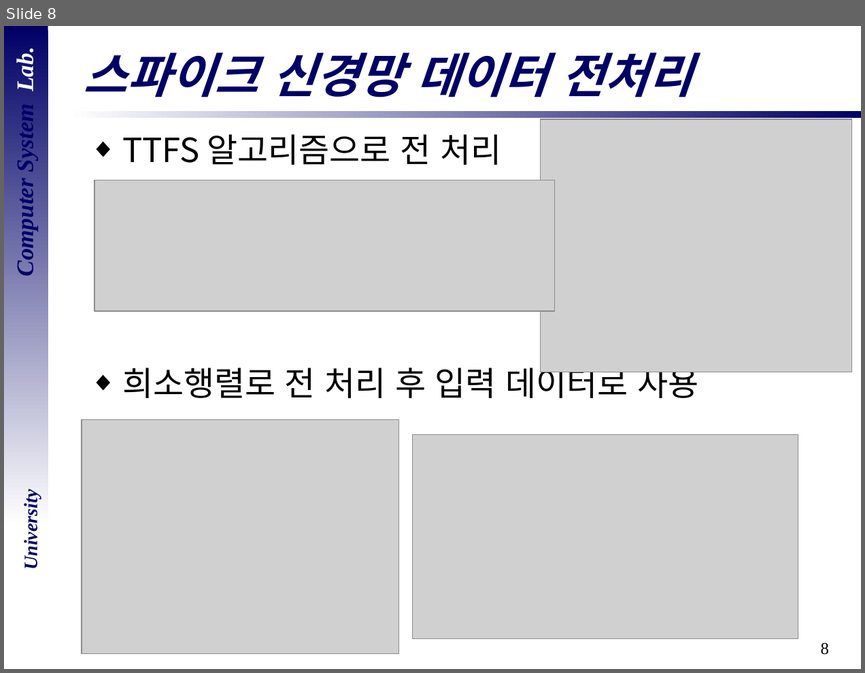
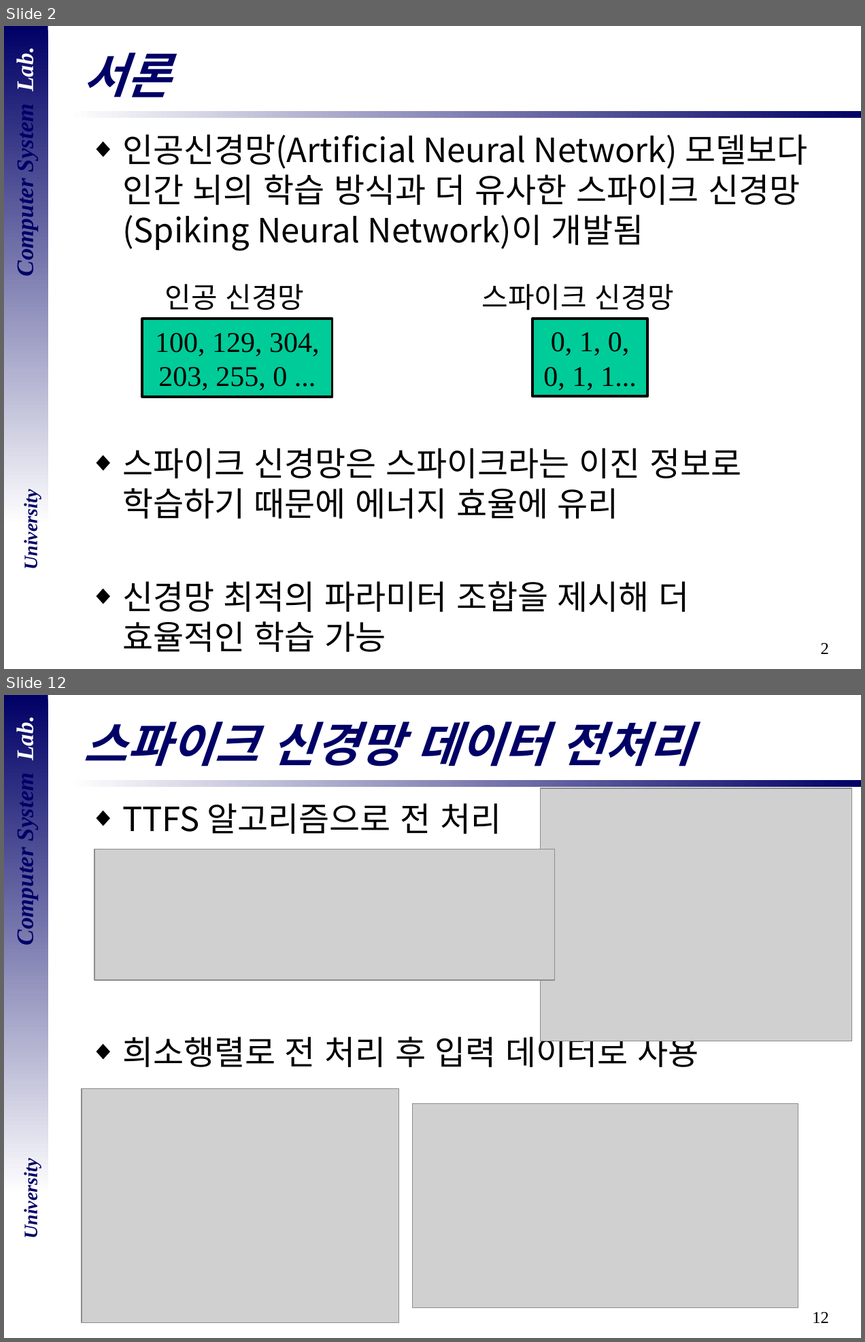
Before and after one commit to DevelopLee20/SNN, a slide deck: cs semina/졸업 논문 심사.pptx. Shown one above the other, each under a label of ours: slide 8 before the commit, slides 2 and 12 after it; the slides between them are not shown. The pictures are 865x673 and 865x1342 pixels, drawn with LibreOffice and Linux fonts; fonts in the diff are those of the drawing; grey boxes stand for pictures; background and template pictures are left out. Boxes give left, top, right and bottom in pixels: in the first picture for what was removed or moved away, otherwise in the second. Text is boxed around its words. In the diff, an @@ line names an element or a change of style, - is before the commit and + after.

```diff
--- a/cs semina/졸업 논문 심사.pptx
+++ b/cs semina/졸업 논문 심사.pptx
@@ slide 2 added at <box>4,26,861,669</box>, background #FFFFFF; not listed: 5 template elements that a slide beside it also shows @@
@@ title added at <box>84,53,171,97</box>, 40 pt, text #000066, bold, italic @@
+서론
@@ text added at <box>122,134,807,652</box>, 28 pt, text #000000 @@
+◆ 인공신경망(Artificial Neural Network) 모델보다 인간 뇌의 학습 방식과 더 유사한 스파이크 신경망(Spiking Neural Network)이 개발됨
+◆ 스파이크 신경망은 스파이크라는 이진 정보로 학습하기 때문에 에너지 효율에 유리
+◆ 신경망 최적의 파라미터 조합을 제시해 더
+  효율적인 학습 가능
@@ group added at <box>142,284,674,397</box>: 2 rectangles, 2 texts @@
+100, 129, 304,
+203, 255, 0 ...
+0, 1, 0,
+0, 1, 1...
+인공 신경망
+스파이크 신경망
@@ what was slide 8 is now slide 12 @@
@@ page number at <box>812,1311,829,1323</box>: text changed @@
-8
+12
```
Also in this commit, not shown: 8 slides changed, 16 other slides added, 1 slide removed.
